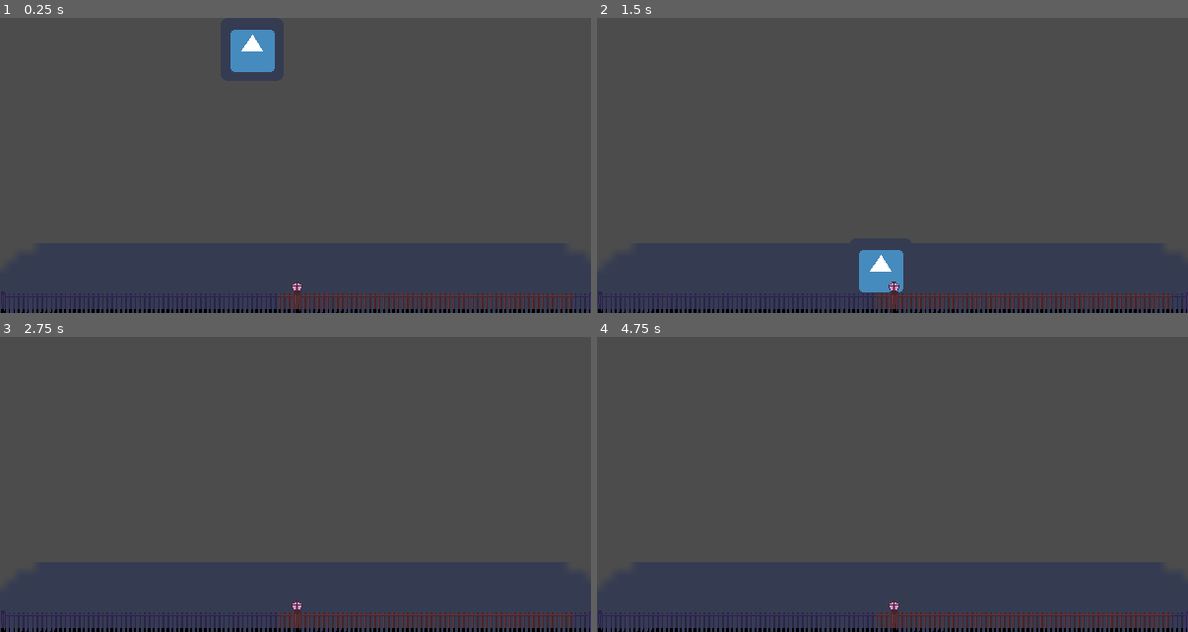
Above: before the commit, frames 1-4 (two rows, left to right).
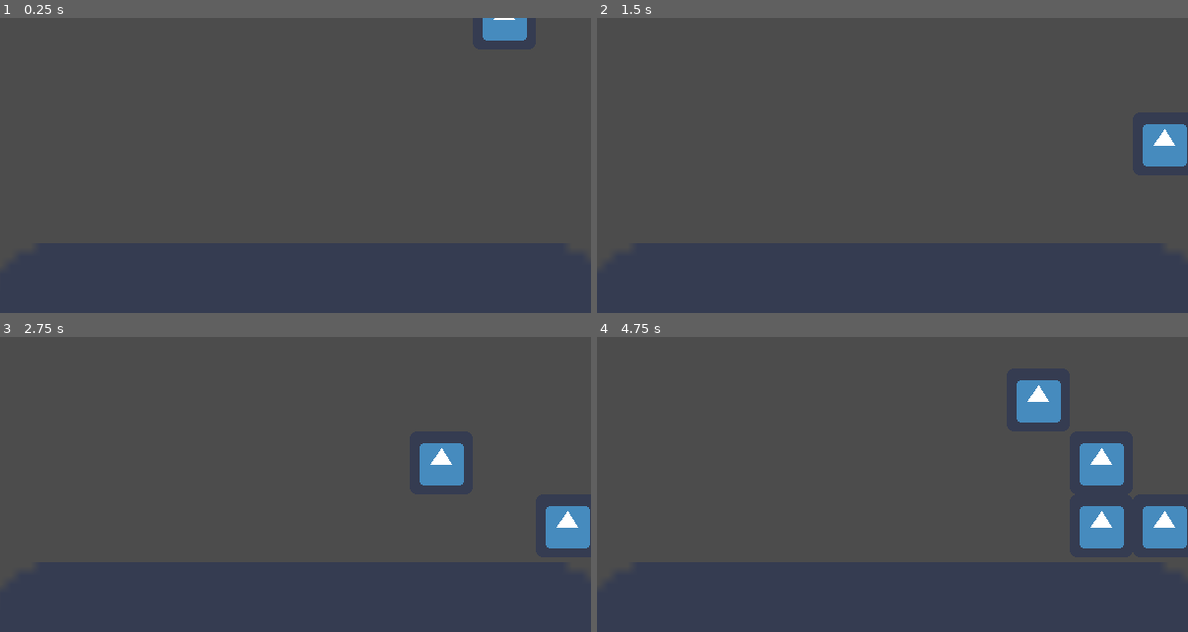
Above: after the commit, the same moments.

Repository: TinSlim/Block-Fall-of-Death
Game: Godot game, scene res://scenes/nivelTetris.tscn
Two runs of this game, one before a commit and one after it. Both use one fixed random seed, a clock stepped at 60 frames per second and the inputs below. This scene is started directly instead of the project's main scene. The engine's default icon, where the game draws it, is replaced by a stand-in: a white triangle on a blue panel in a dark square.
Inputs:
- Up to frame 1 (0.25 s): no input
- Up to frame 2 (1.5 s): hold D (move_claw_right) from 0.53 s (still down); tap Up (move_player_up) at 0.77 s
- Up to frame 3 (2.75 s): tap Up (move_player_up) at 1.52 s; tap Enter at 2 s; release D (move_claw_right) at 2.03 s; hold A (move_claw_left) from 2.03 s (still down)
- Up to frame 4 (4.75 s): release A (move_claw_left) at 2.78 s; hold D (move_claw_right) 2.78-4.28 s; tap Up (move_player_up) at 3.02, 3.77, 4.52 s; tap Space at 3.5 s; hold A (move_claw_left) from 4.28 s (still down)

The runs differ from the first frame. In frame 1, 3.9% of the frame differs, in the area x 0-100%, y 0-100%; in frame 2, 4.3%; in frame 3, 4.4%; in frame 4, 6.5%, in the area x 0-100%, y 14-100%.

Commit message:
add colission to blocks

Diff:
--- a/scenes/figura.tscn
+++ b/scenes/figura.tscn
@@ -4,13 +4,13 @@
 [ext_resource path="res://scripts/figura.gd" type="Script" id=2]
 
 [sub_resource type="RectangleShape2D" id=1]
-extents = Vector2( 32, 32.5 )
+extents = Vector2( 18.5, 38 )
 
-[node name="Area2D" type="KinematicBody2D"]
+[node name="Bloque" type="Area2D"]
 script = ExtResource( 2 )
 
 [node name="CollisionShape2D" type="CollisionShape2D" parent="."]
-position = Vector2( -1, -0.5 )
+position = Vector2( -3.5, 5 )
 shape = SubResource( 1 )
 
 [node name="Sprite" type="Sprite" parent="."]
--- a/scenes/nivelTetris.tscn
+++ b/scenes/nivelTetris.tscn
@@ -1,15 +1,11 @@
-[gd_scene load_steps=7 format=2]
+[gd_scene load_steps=5 format=2]
 
 [ext_resource path="res://scripts/grilla.gd" type="Script" id=1]
 [ext_resource path="res://icon.png" type="Texture" id=2]
 [ext_resource path="res://scripts/suelo.gd" type="Script" id=3]
-[ext_resource path="res://sprites/evening fence.png" type="Texture" id=4]
 
 [sub_resource type="RectangleShape2D" id=1]
-extents = Vector2( 30.7, 36.6111 )
-
-[sub_resource type="RectangleShape2D" id=2]
-extents = Vector2( 300.25, 9.25 )
+extents = Vector2( 30.7, 30.8889 )
 
 [node name="Node2D" type="Node2D"]
 
@@ -25,24 +21,10 @@
 }
 
 [node name="CollisionShape2D" type="CollisionShape2D" parent="Node2D/Suelo"]
-position = Vector2( 0.6, -6.83334 )
+position = Vector2( 0.6, -1.11112 )
 shape = SubResource( 1 )
 
 [node name="Sprite" type="Sprite" parent="Node2D/Suelo"]
 texture = ExtResource( 2 )
 
 [node name="Node2D" type="Node2D" parent="Node2D"]
-
-[node name="Floor" type="StaticBody2D" parent="Node2D"]
-__meta__ = {
-"_edit_group_": true
-}
-
-[node name="CollisionShape2D" type="CollisionShape2D" parent="Node2D/Floor"]
-position = Vector2( 300.25, 290 )
-shape = SubResource( 2 )
-
-[node name="Sprite" type="Sprite" parent="Node2D/Floor"]
-position = Vector2( 457.5, 284.304 )
-scale = Vector2( 0.789792, 0.479529 )
-texture = ExtResource( 4 )
--- a/scenes/ui/main_menu.tscn
+++ b/scenes/ui/main_menu.tscn
@@ -121,6 +121,5 @@
 position = Vector2( 419, 77 )
 scale = Vector2( 3, 3 )
 frames = SubResource( 14 )
-frame = 10
 speed_scale = 4.0
 playing = true
--- a/scripts/figura.gd
+++ b/scripts/figura.gd
@@ -1,4 +1,4 @@
-extends KinematicBody2D
+extends Area2D
 
 
 # Declare member variables here. Examples:
@@ -6,11 +6,13 @@
 # var b = "text"
 export var x_quadrant = -1
 export var y_quadrant = -1
+export var colission = false
+
 
 # Called when the node enters the scene tree for the first time.
 func _ready():
 	connect("body_entered",self,"_on_body_entered")
-	pass # Replace with function body.
+	connect("area_shape_entered",self,"_on_area_shape_entered")
 
 
 # Called every frame. 'delta' is the elapsed time since the previous frame.
@@ -18,9 +20,14 @@
 #	pass
 
 func _on_body_entered(body: Node):
+	colission = true
 	if body.has_method("check_line"):
 		body.check_line()
-	print("parentx")
+	print(body)
 	pass
 	#if body.has_method("check_line"):
 	#	body.check_line()
+
+func _on_area_shape_entered(area_rid: RID, area: Area2D, area_shape_index: int, local_shape_index: int):
+	colission = true
+	print(area)
--- a/scripts/grilla.gd
+++ b/scripts/grilla.gd
@@ -6,9 +6,9 @@
 var playing = false
 var actual_object = null
 var movement_counter = 0
-var movement_dif = 10
+var movement_dif = 30
 var init_pos = Vector2(8,0)
-var BLOCK_SIZE = 32
+var BLOCK_SIZE = 64
 
 var Bloque = preload("res://scenes/figura.tscn")
 #export(PacketScene) var Bloque
@@ -20,9 +20,6 @@
 		grid.append([])
 		for y in range(grid_size.y):
 			grid[x].append(0)
-	pass # Replace with function body.
-	print(grid)
-
 
 # Called every frame. 'delta' is the elapsed time since the previous frame.
 func _physics_process(delta):
@@ -32,6 +29,9 @@
 		if (true):
 			pass
 		pass
+
+	if playing and actual_object.colission:
+		playing = false
 
 	# Si no juega crea un bloque
 	if !playing:
